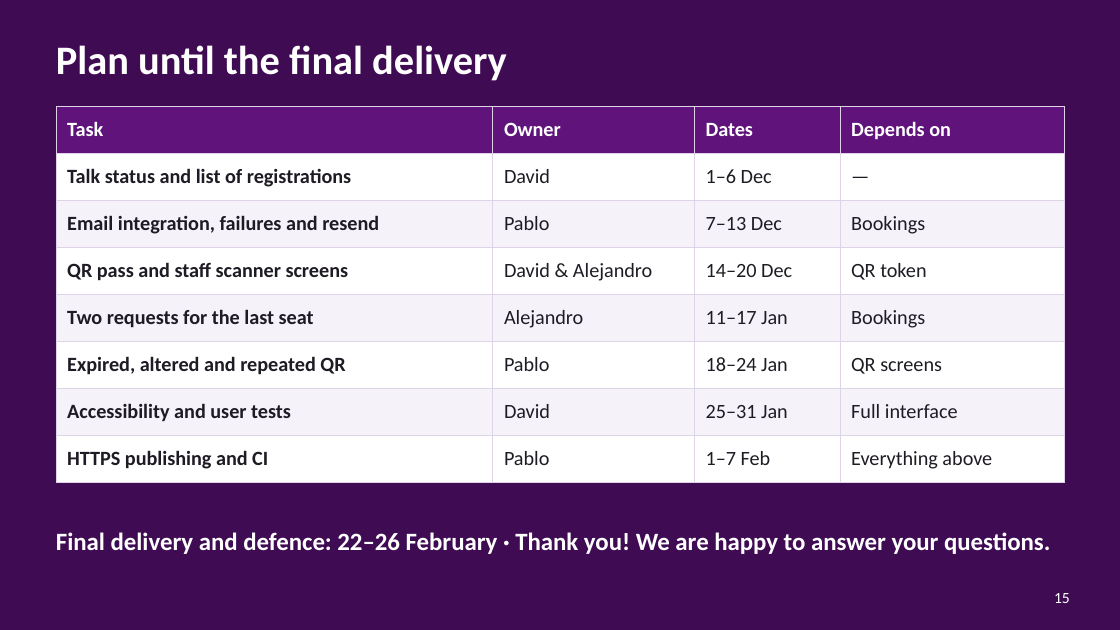
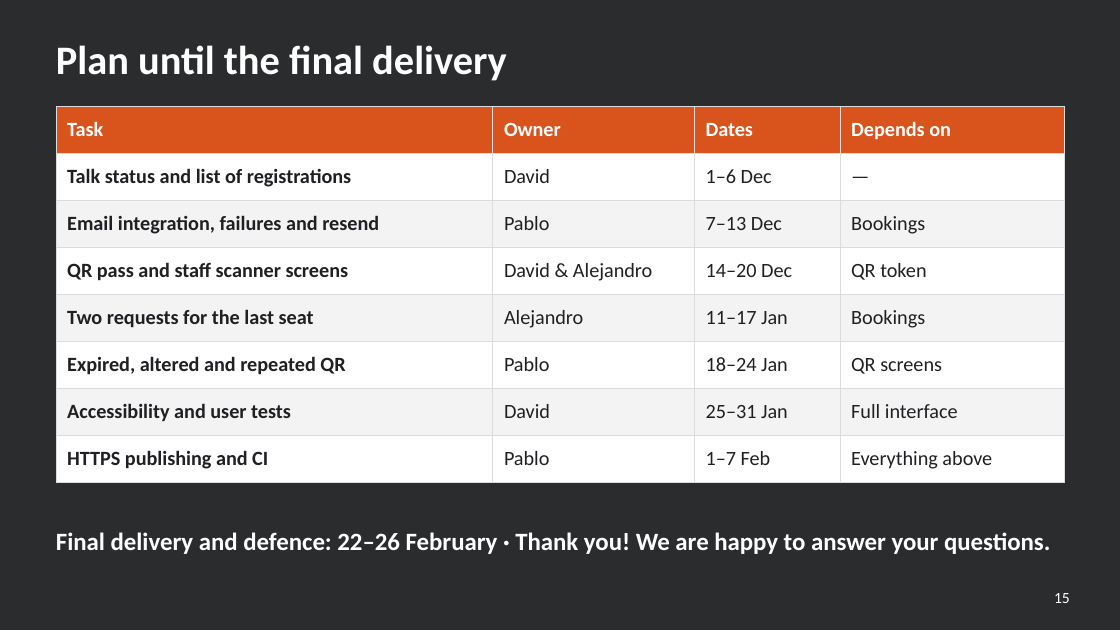
Before and after one commit to pablopedron/SABITECH, a slide deck: slide 15 of documents/Presentacion/07_2_DAW_Intermodular_1Evaluacion_SABITECH_WEB_Presentacion.pptx. Drawn at 1120x630 pixels with LibreOffice and Linux fonts; fonts in the diff are those of the drawing; background and template pictures are left out. Boxes give left, top, right and bottom in pixels: in the first picture for what was removed or moved away, otherwise in the second. Text is boxed around its words. In the diff, an @@ line names an element or a change of style, - is before the commit and + after.

```diff
--- a/documents/Presentacion/07_2_DAW_Intermodular_1Evaluacion_SABITECH_WEB_Presentacion.pptx
+++ b/documents/Presentacion/07_2_DAW_Intermodular_1Evaluacion_SABITECH_WEB_Presentacion.pptx
@@ background #3F0B53 to #2B2C2E @@
@@ table at box(56, 106, 1064, 473) @@
@@ fill #5F137B to #D9531C in row 1 @@
@@ fill #F6F2F9 to #F3F3F4 in 12 cells @@
@@ text colour #1F1B24 to #1F2023 @@
@@ borders changed @@
```
Also in this commit, not shown: 14 other slides changed.
